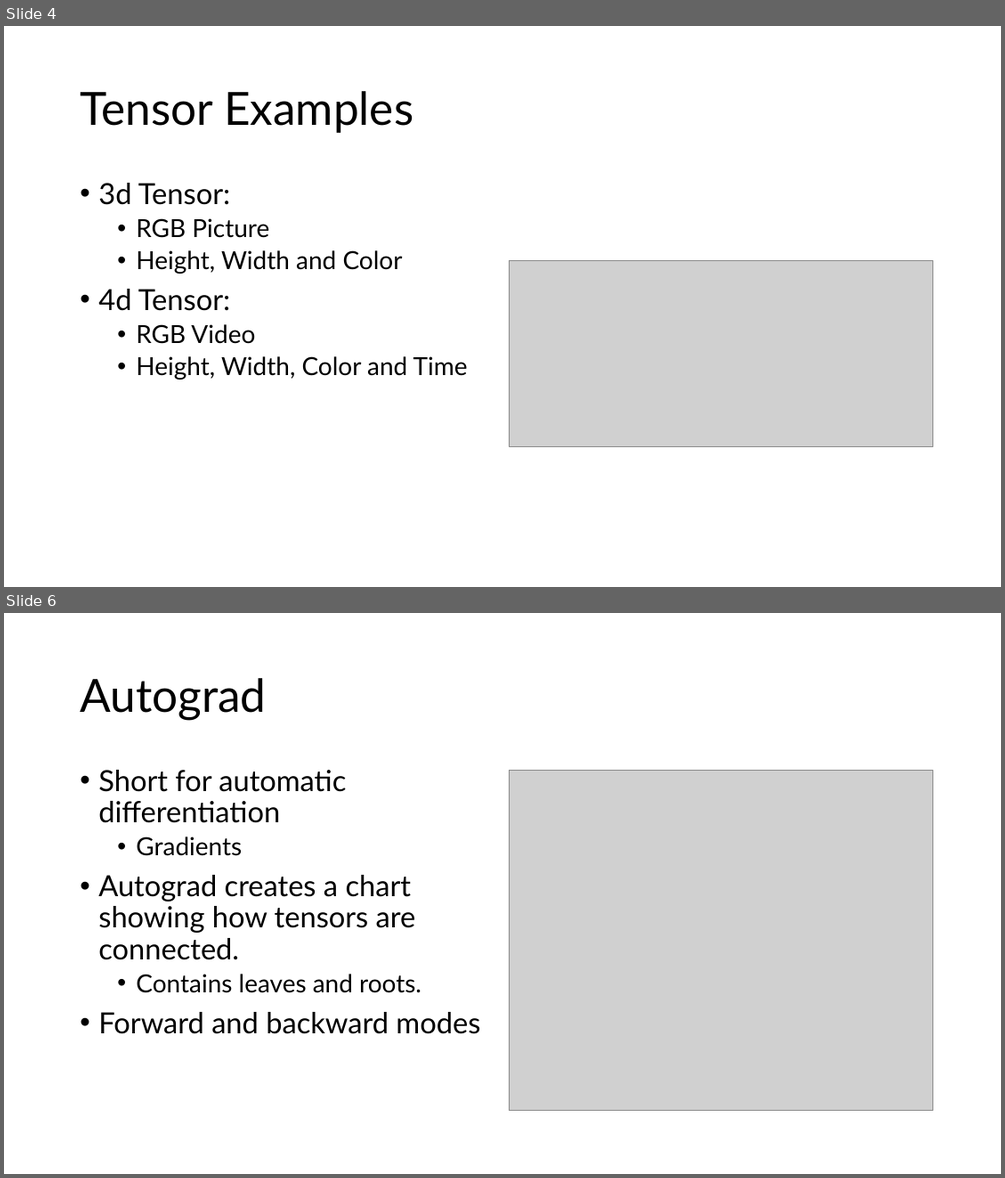
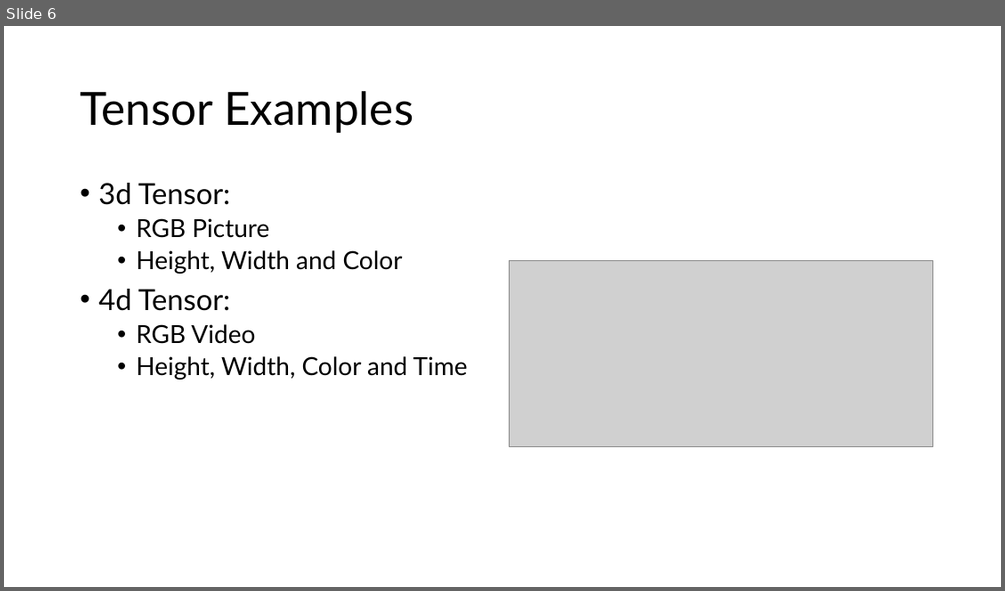
Before and after one commit to Parker2025/Pytorch, a slide deck: Introduction to Pytorch.pptx. Shown one above the other, each under a label of ours: slides 4 and 6 before the commit, slide 6 after it; the slides between them are not shown. The pictures are 1005x1178 and 1005x591 pixels, drawn with LibreOffice and Linux fonts; fonts in the diff are those of the drawing; grey boxes stand for pictures. Boxes give left, top, right and bottom in pixels: in the first picture for what was removed or moved away, otherwise in the second. Text is boxed around its words. In the diff, an @@ line names an element or a change of style, - is before the commit and + after.

```diff
--- a/Introduction to Pytorch.pptx
+++ b/Introduction to Pytorch.pptx
@@ slide 6 removed at [4, 613, 1001, 1174], background #FFFFFF @@
@@ title removed at [80, 678, 266, 720] @@
-Autograd
@@ text removed at [98, 770, 480, 1034] @@
-• Short for automatic differentiation
-  • Gradients
-• Autograd creates a chart showing how tensors are connected.
-  • Contains leaves and roots.
-• Forward and backward modes
@@ picture removed at [509, 770, 933, 1111] @@
@@ what was slide 4 is now slide 6 @@
```
Also in this commit, not shown: 5 slides changed, 8 slides added, 7 other files.
